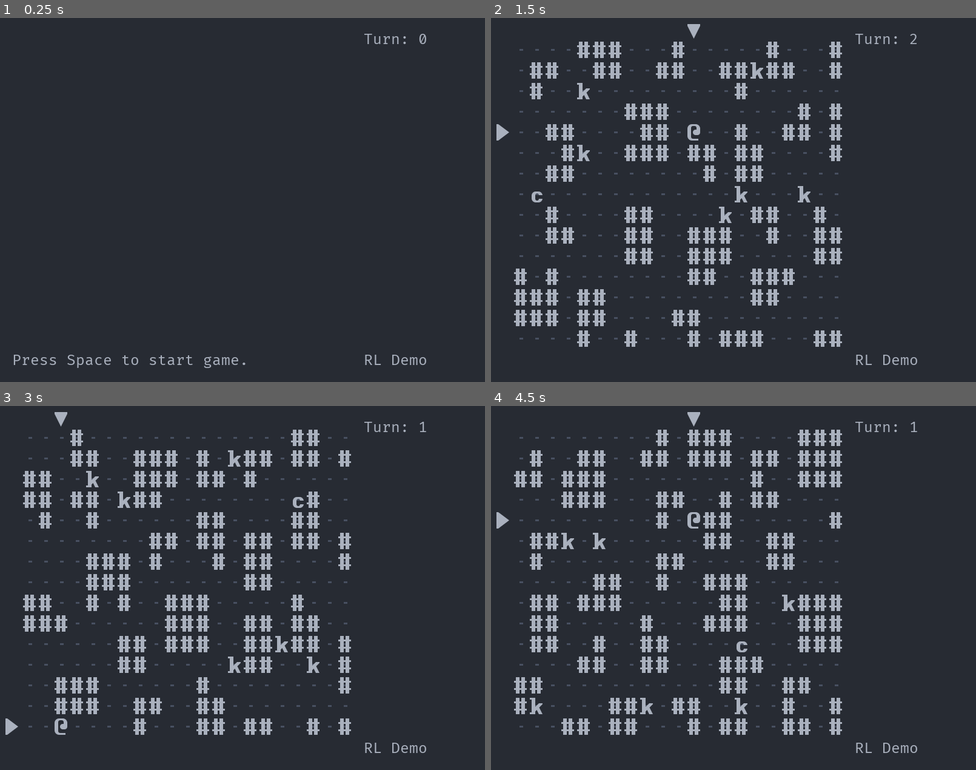
Above: before the commit, frames 1-4 (two rows, left to right).
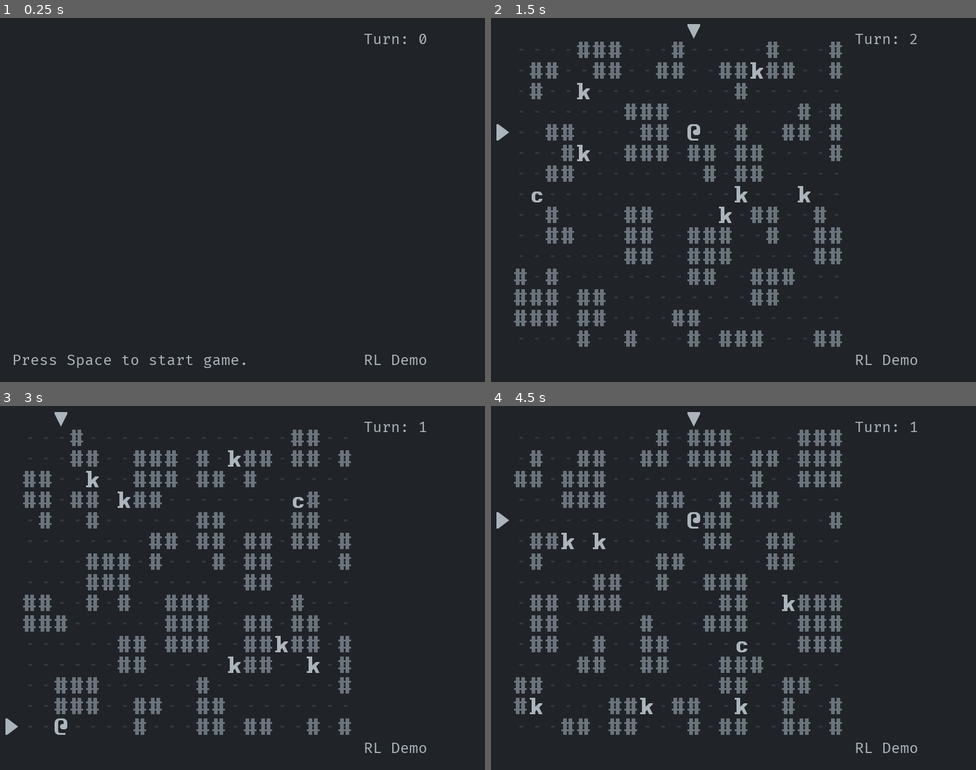
Above: after the commit, the same moments.

Repository: Bozar/OneMoreLevel
Game: Godot game, scene res://scene/main/MainScene.tscn
The game is run twice, just before and just after one commit, with the same random seed, the same clock (stepped at 60 frames per second) and the same inputs.
Inputs:
- Up to frame 1 (0.25 s): no input
- Up to frame 2 (1.5 s): tap Space (init_world) at 0.5, 0.6, 1.25 s; hold Right (move_right) 0.53-1.28 s; hold Down (move_down) from 1.28 s (still down); tap . (wait) at 1.35 s
- Up to frame 3 (3 s): tap Enter at 2 s; release Down (move_down) at 2.03 s; hold Right (move_right) 2.03-2.78 s; tap Space (init_world) at 2.1, 2.75 s; hold Up (move_up) from 2.78 s (still down); tap . (wait) at 2.85 s
- Up to frame 4 (4.5 s): tap Enter at 3.5 s; release Up (move_up) at 3.53 s; hold Left (move_left) from 3.53 s (still down); tap Space (init_world) at 3.6, 4.25 s; tap . (wait) at 4.35 s

The runs differ from the first frame. In frame 2, 8.7% of the frame differs, in the area x 4-73%, y 6-91%; in frame 3, 9.5%; in frame 4, 10%.

Commit message:
Modify palette.

Diff:
--- /dev/null
+++ b/library/Palette.gd
@@ -0,0 +1,10 @@
+# https://coolors.co/palettes/popular/grey
+
+
+const BACKGROUND: String = "212529"
+const DARK: String = "343a40"
+const SHADOW: String = "6c757d"
+const STANDARD: String = "adb5bd"
+const IMPORTANT: String = "ff8552"
+
+const DEBUG: String = "fe4a49"
--- a/project.godot
+++ b/project.godot
@@ -69,4 +69,4 @@
 
 [rendering]
 
-environment/default_clear_color=Color( 0.156863, 0.172549, 0.203922, 1 )
+environment/default_clear_color=Color( 0.129412, 0.145098, 0.160784, 1 )
--- a/sprite/ArrowX.tscn
+++ b/sprite/ArrowX.tscn
@@ -8,5 +8,5 @@
 region = Rect2( 360, 36, 24, 36 )
 
 [node name="ArrowX" type="Sprite"]
-modulate = Color( 0.670588, 0.698039, 0.74902, 1 )
+modulate = Color( 0.678431, 0.709804, 0.741176, 1 )
 texture = SubResource( 1 )
--- a/sprite/ArrowY.tscn
+++ b/sprite/ArrowY.tscn
@@ -8,5 +8,5 @@
 region = Rect2( 0, 36, 24, 36 )
 
 [node name="ArrowY" type="Sprite"]
-modulate = Color( 0.670588, 0.698039, 0.74902, 1 )
+modulate = Color( 0.678431, 0.709804, 0.741176, 1 )
 texture = SubResource( 1 )
--- a/sprite/Dwarf.tscn
+++ b/sprite/Dwarf.tscn
@@ -8,5 +8,5 @@
 region = Rect2( 96, 216, 24, 36 )
 
 [node name="Dwarf" type="Sprite"]
-modulate = Color( 0.670588, 0.698039, 0.74902, 1 )
+modulate = Color( 0.678431, 0.709804, 0.741176, 1 )
 texture = SubResource( 1 )
--- a/sprite/Floor.tscn
+++ b/sprite/Floor.tscn
@@ -8,5 +8,5 @@
 region = Rect2( 240, 540, 24, 36 )
 
 [node name="Floor" type="Sprite"]
-modulate = Color( 0.286275, 0.317647, 0.384314, 1 )
+modulate = Color( 0.203922, 0.227451, 0.25098, 1 )
 texture = SubResource( 1 )
--- a/sprite/GUIText.tscn
+++ b/sprite/GUIText.tscn
@@ -10,7 +10,7 @@
 [node name="GUIText" type="Label"]
 margin_bottom = 31.0
 custom_fonts/font = SubResource( 1 )
-custom_colors/font_color = Color( 0.670588, 0.698039, 0.74902, 1 )
+custom_colors/font_color = Color( 0.678431, 0.709804, 0.741176, 1 )
 __meta__ = {
 "_edit_use_anchors_": false
 }
--- a/sprite/Knight.tscn
+++ b/sprite/Knight.tscn
@@ -19,18 +19,16 @@
 region = Rect2( 360, 108, 24, 36 )
 
 [node name="Knight" type="Sprite"]
+modulate = Color( 0.678431, 0.709804, 0.741176, 1 )
 script = ExtResource( 2 )
 
 [node name="default" type="Sprite" parent="."]
-modulate = Color( 0.670588, 0.698039, 0.74902, 1 )
 texture = SubResource( 1 )
 
 [node name="active" type="Sprite" parent="."]
 visible = false
-modulate = Color( 0.670588, 0.698039, 0.74902, 1 )
 texture = SubResource( 2 )
 
 [node name="passive" type="Sprite" parent="."]
 visible = false
-modulate = Color( 0.670588, 0.698039, 0.74902, 1 )
 texture = SubResource( 3 )
--- a/sprite/KnightBoss.tscn
+++ b/sprite/KnightBoss.tscn
@@ -39,39 +39,33 @@
 region = Rect2( 24, 72, 24, 36 )
 
 [node name="KnightBoss" type="Sprite"]
+modulate = Color( 0.678431, 0.709804, 0.741176, 1 )
 script = ExtResource( 2 )
 
 [node name="default" type="Sprite" parent="."]
-modulate = Color( 0.670588, 0.698039, 0.74902, 1 )
 texture = SubResource( 1 )
 
 [node name="active_1" type="Sprite" parent="."]
 visible = false
-modulate = Color( 0.670588, 0.698039, 0.74902, 1 )
 texture = SubResource( 2 )
 
 [node name="default_2" type="Sprite" parent="."]
 visible = false
-modulate = Color( 0.670588, 0.698039, 0.74902, 1 )
 texture = SubResource( 3 )
 
 [node name="active_2" type="Sprite" parent="."]
 visible = false
-modulate = Color( 0.670588, 0.698039, 0.74902, 1 )
 texture = SubResource( 4 )
 
 [node name="default_3" type="Sprite" parent="."]
 visible = false
-modulate = Color( 0.670588, 0.698039, 0.74902, 1 )
 texture = SubResource( 5 )
 
 [node name="active_3" type="Sprite" parent="."]
 visible = false
-modulate = Color( 0.670588, 0.698039, 0.74902, 1 )
 texture = SubResource( 6 )
 region_rect = Rect2( 96, 144, 24, 36 )
 
 [node name="passive" type="Sprite" parent="."]
 visible = false
-modulate = Color( 0.670588, 0.698039, 0.74902, 1 )
 texture = SubResource( 7 )
--- a/sprite/KnightCaptain.tscn
+++ b/sprite/KnightCaptain.tscn
@@ -19,18 +19,16 @@
 region = Rect2( 24, 72, 24, 36 )
 
 [node name="KnightCaptain" type="Sprite"]
+modulate = Color( 0.678431, 0.709804, 0.741176, 1 )
 script = ExtResource( 2 )
 
 [node name="default" type="Sprite" parent="."]
-modulate = Color( 0.670588, 0.698039, 0.74902, 1 )
 texture = SubResource( 1 )
 
 [node name="active" type="Sprite" parent="."]
 visible = false
-modulate = Color( 0.670588, 0.698039, 0.74902, 1 )
 texture = SubResource( 2 )
 
 [node name="passive" type="Sprite" parent="."]
 visible = false
-modulate = Color( 0.670588, 0.698039, 0.74902, 1 )
 texture = SubResource( 3 )
--- a/sprite/PC.tscn
+++ b/sprite/PC.tscn
@@ -8,5 +8,5 @@
 region = Rect2( 0, 144, 24, 36 )
 
 [node name="PC" type="Sprite"]
-modulate = Color( 0.670588, 0.698039, 0.74902, 1 )
+modulate = Color( 0.678431, 0.709804, 0.741176, 1 )
 texture = SubResource( 1 )
--- a/sprite/Wall.tscn
+++ b/sprite/Wall.tscn
@@ -8,5 +8,5 @@
 region = Rect2( 72, 72, 24, 36 )
 
 [node name="Wall" type="Sprite"]
-modulate = Color( 0.670588, 0.698039, 0.74902, 1 )
+modulate = Color( 0.423529, 0.458824, 0.490196, 1 )
 texture = SubResource( 1 )
